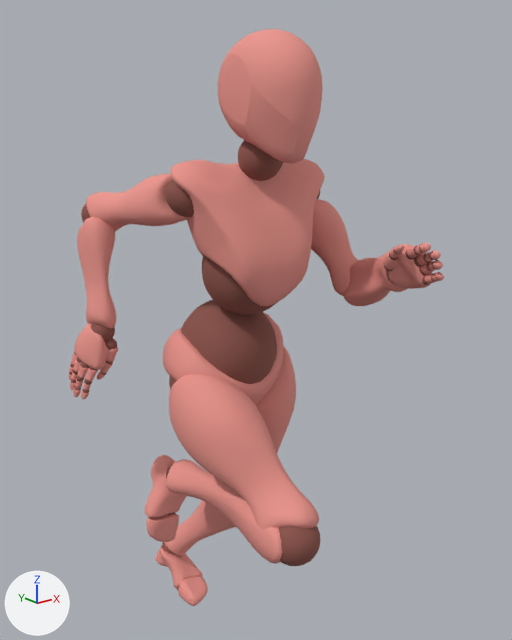
An edit to the glTF model woman.glb, drawn before and after from the same camera.
Both versions are drawn from a 50 mm lens placed at (-1.017, -1.377, 1.543), pointed at (0.045, -0.05, 1.012). Every picture has the same lights, and +X, +Y and +Z are marked at lower left. Both versions are drawn at frame 8 of the action 'Run'; the numbers are the values there. Vertices at the same position are counted once.

The first picture shows 'Beta_Joints', 'Beta_Surface'.
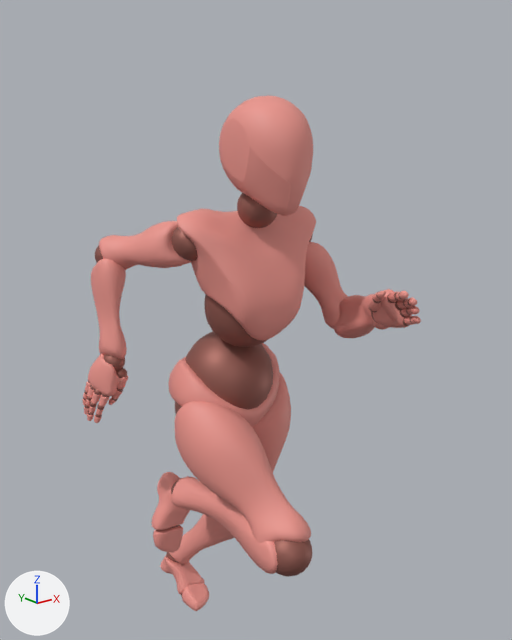
Location of each change, [x1, y1, x2, y2] in pixels of the pictures (512 x 640 px):
'Beta_Surface', turned, rescaled: before [68, 29, 444, 606]; after [82, 96, 421, 611]
'Beta_Joints', turned, rescaled: before [69, 140, 436, 590]; after [83, 193, 414, 596]

What changed in the scene script:
```text
Change me_beta_joints:
    where me_beta_joints.from_pydata(...)  # 10514 vertices, 20840 faces; spans x -34.6..30.4, y 0.5..147.0, z -40.6..56.1
    used by ob_beta_joints; location = (0.0, 0.0, 0.0); rotation_euler = (1.571, 0.0, 0.0), in degrees (90, 0, 0); scale = (0.01, 0.01, 0.01)
    me_beta_joints part 1: the whole mesh is turned 90 degrees about the x axis through the mesh origin and scaled by 0.00927
Change me_beta_surface:
    where me_beta_surface.from_pydata(...)  # 14232 vertices, 28272 faces; spans x -35.0..31.0, y 0.0..168.0, z -44.0..57.0
    used by ob_beta_surface; location = (0.0, 0.0, 0.0); rotation_euler = (1.571, 0.0, 0.0), in degrees (90, 0, 0); scale = (0.01, 0.01, 0.01)
    me_beta_surface part 2: the whole mesh is scaled about its middle by (0.00927, -0.00409, 0.0071), then moved by (2.0, -84.0, -6.0)
Change ob_beta_joints:
    ob_beta_joints.rotation_euler: (1.571, 0.0, 0.0) -> (0.0, 0.0, 0.0)  # degrees (90, 0, 0) -> degrees (0, 0, 0)
    ob_beta_joints.scale: (0.01, 0.01, 0.01) -> (1.0, 1.0, 1.0)
Change ob_beta_surface:
    ob_beta_surface.rotation_euler: (1.571, 0.0, 0.0) -> (0.0, 0.0, 0.0)  # degrees (90, 0, 0) -> degrees (0, 0, 0)
    ob_beta_surface.scale: (0.01, 0.01, 0.01) -> (1.0, 1.0, 1.0)
```
